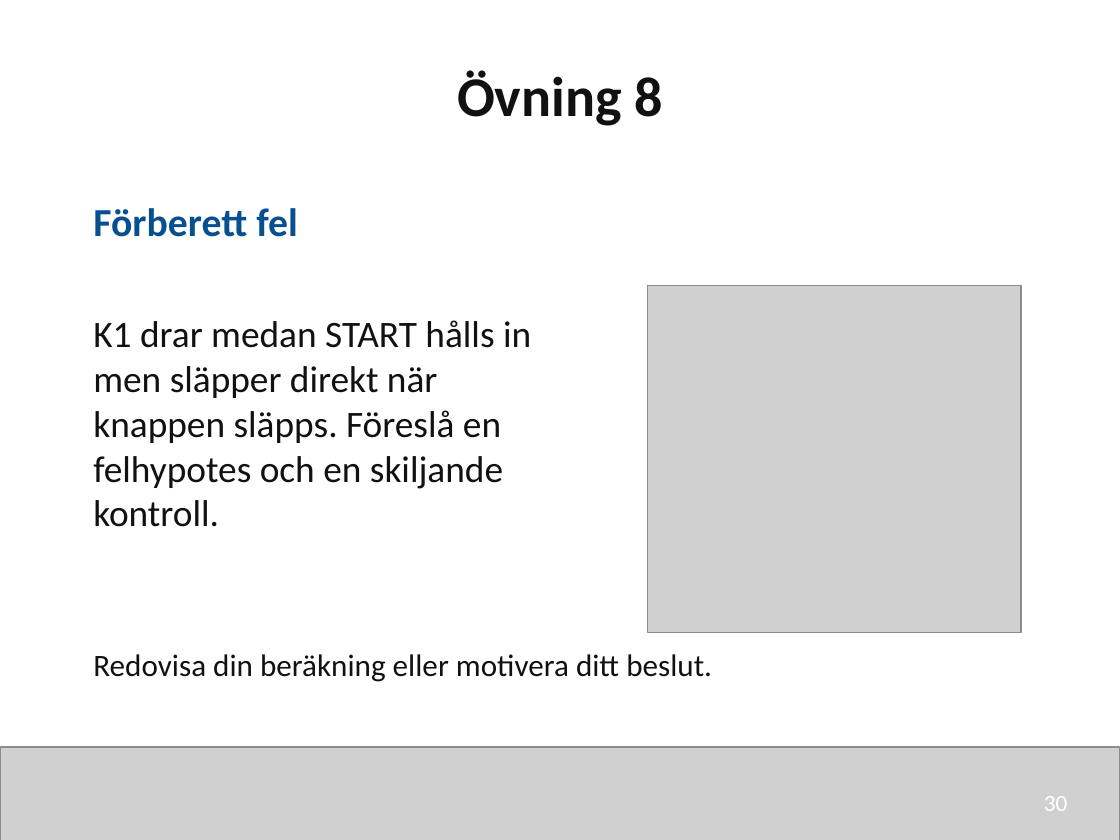
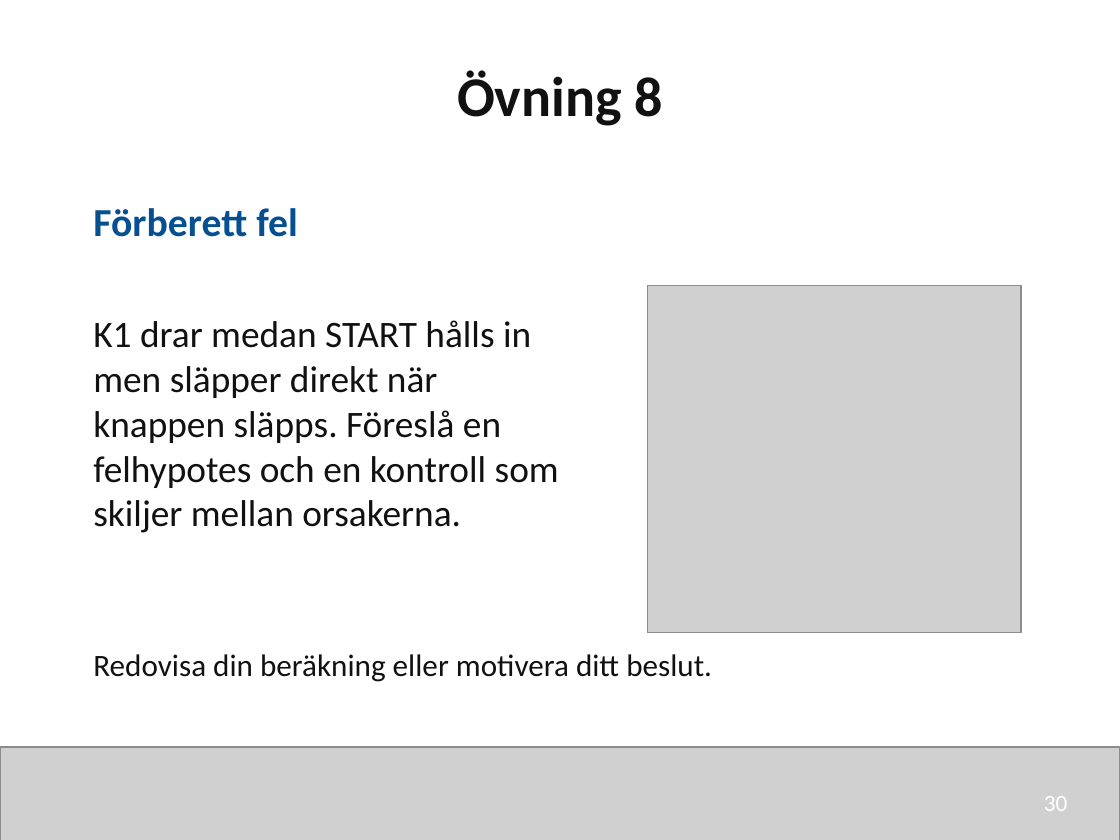
Before and after one commit to nj22az/nj22az.github.io, a slide deck: slide 30 of sjoskolan/vecka-41/aktuell/v41_03_Fysisk_traff_och_matning_elev.pptx. Drawn at 1120x840 pixels with LibreOffice and Linux fonts; fonts in the diff are those of the drawing; grey boxes stand for pictures. Boxes give left, top, right and bottom in pixels: in the first picture for what was removed or moved away, otherwise in the second. Text is boxed around its words. In the diff, an @@ line names an element or a change of style, - is before the commit and + after.

```diff
--- a/sjoskolan/vecka-41/aktuell/v41_03_Fysisk_traff_och_matning_elev.pptx
+++ b/sjoskolan/vecka-41/aktuell/v41_03_Fysisk_traff_och_matning_elev.pptx
@@ text at bbox=[93, 320, 559, 533]: text changed @@
-K1 drar medan START hålls in men släpper direkt när knappen släpps. Föreslå en felhypotes och en skiljande kontroll.
+K1 drar medan START hålls in men släpper direkt när knappen släpps. Föreslå en felhypotes och en kontroll som skiljer mellan orsakerna.
```
Also in this commit, not shown: 9 other slides changed, 12 other files.
